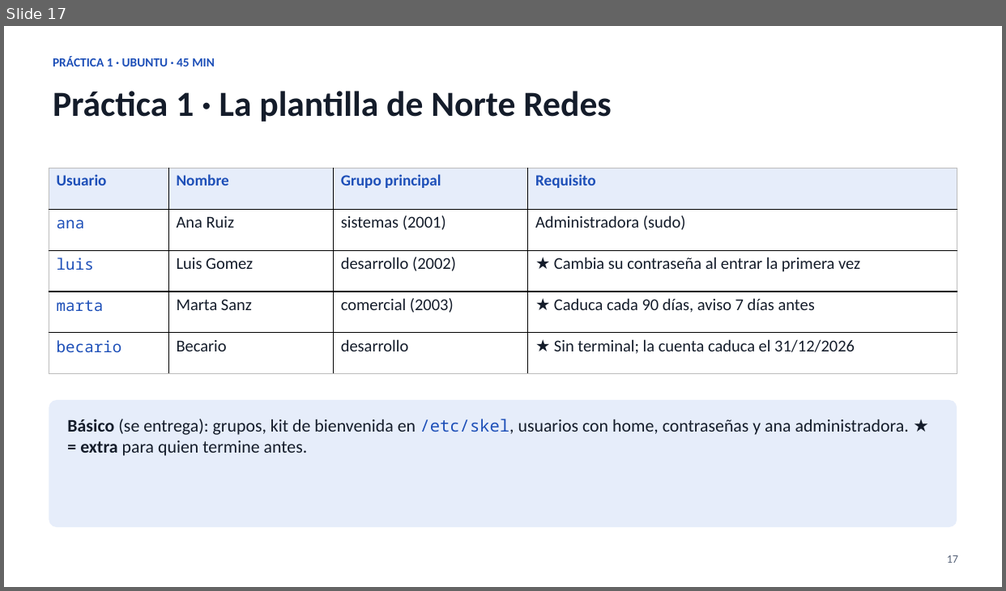
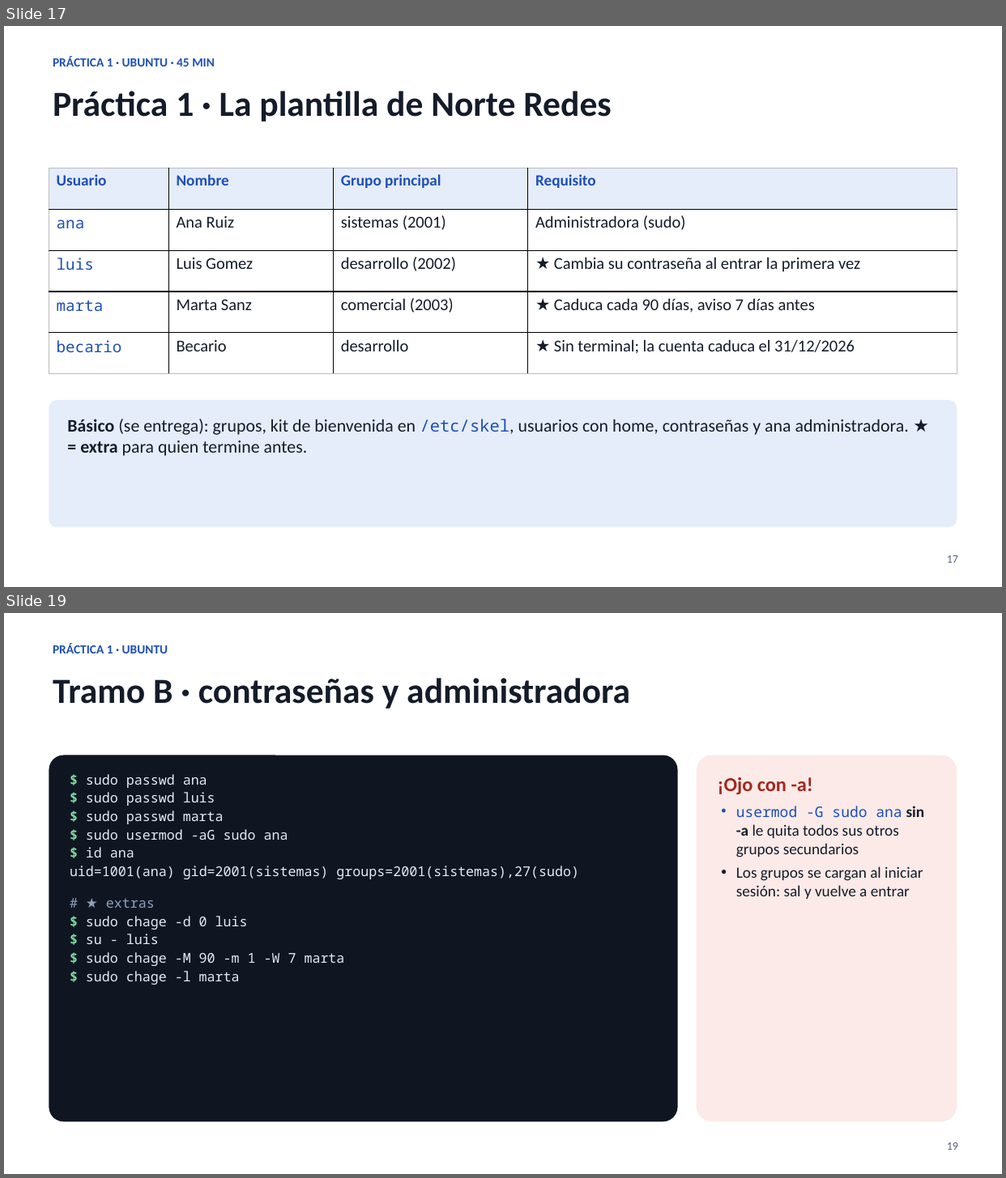
Before and after one commit to keespootes-cloud/norte-redes-lab, a slide deck: presentacion/Norte_Redes_UF2_Administracion_software_base.pptx. Shown one above the other, each under a label of ours: slide 17 before the commit, slides 17 and 19 after it; the slides between them are not shown. The pictures are 1006x591 and 1006x1178 pixels, drawn with LibreOffice and Linux fonts; fonts in the diff are those of the drawing. Boxes give left, top, right and bottom in pixels: in the first picture for what was removed or moved away, otherwise in the second. Text is boxed around its words. In the diff, an @@ line names an element or a change of style, - is before the commit and + after.

```diff
--- a/presentacion/Norte_Redes_UF2_Administracion_software_base.pptx
+++ b/presentacion/Norte_Redes_UF2_Administracion_software_base.pptx
@@ slide 19 added at [4,613,1002,1174], background #FFFFFF @@
@@ text added at [53,643,168,653], 12 pt, text #1D4FB8, bold @@
+PRÁCTICA 1 · UBUNTU
@@ text added at [53,678,630,709], 34 pt, text #141C2A, bold @@
+Tramo B · contraseñas y administradora
@@ rounded rectangle added at [49,756,678,1122], fill #0F1622, 13 pt, text #E3EAF4 @@
+$ sudo passwd ana
+$ sudo passwd luis
+$ sudo passwd marta
+$ sudo usermod -aG sudo ana
+$ id ana
+uid=1001(ana) gid=2001(sistemas) groups=2001(sistemas),27(sudo)
+# ★ extras
+$ sudo chage -d 0 luis
+$ su - luis
+$ sudo chage -M 90 -m 1 -W 7 marta
+$ sudo chage -l marta
@@ rounded rectangle added at [697,756,957,1122], fill #FBEAE7, 15 pt, text #141C2A @@
+¡Ojo con -a!
+• usermod -G sudo ana sin -a le quita todos sus otros grupos secundarios
+• Los grupos se cargan al iniciar sesión: sal y vuelve a entrar
@@ text added at [947,1143,958,1150], 11 pt, text #566278 @@
+19
```
Also in this commit, not shown: 18 slides changed, 5 other slides added, 1 slide removed, 4 other files.
